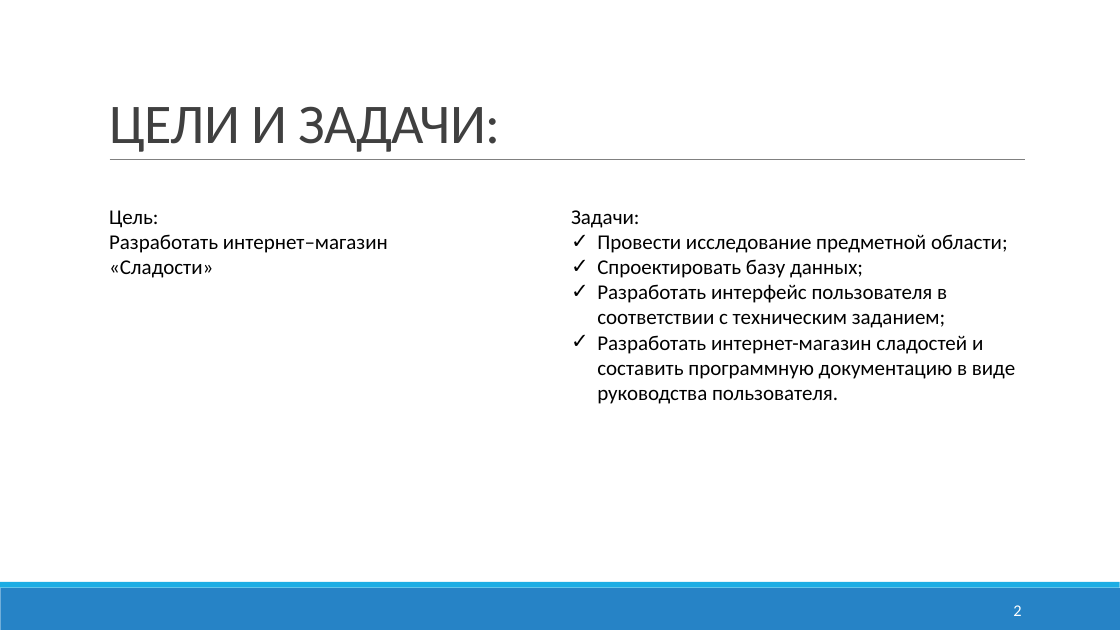
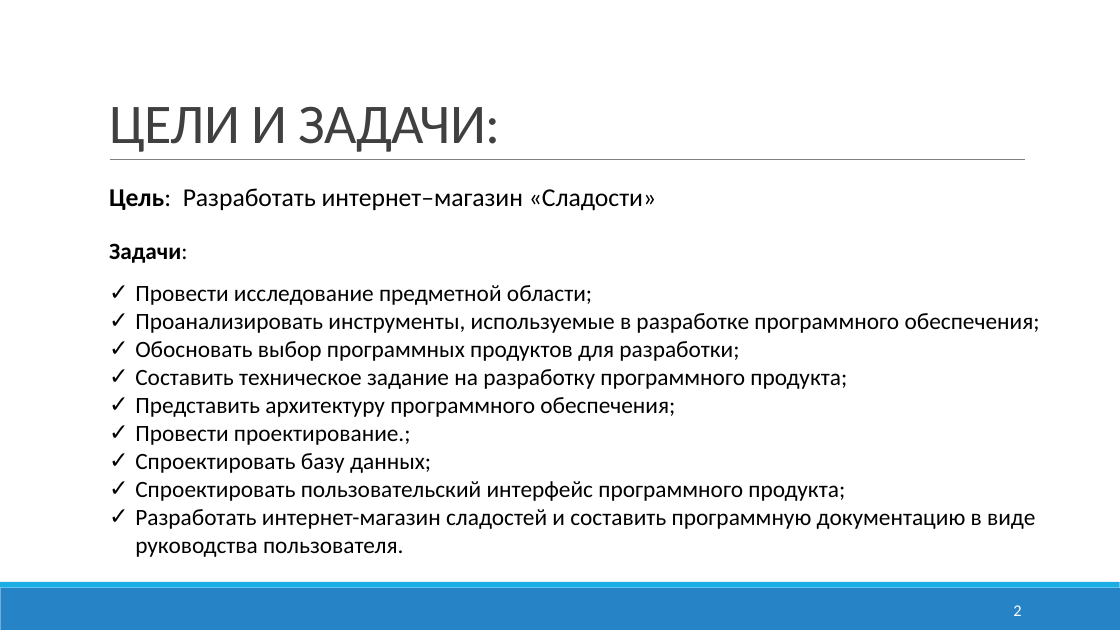
Before and after one commit to NikvaseN/degree-work, a slide deck: slide 2 of docs/Презентация.pptx. Drawn at 1120x630 pixels with LibreOffice and Linux fonts; fonts in the diff are those of the drawing. Boxes give left, top, right and bottom in pixels: in the first picture for what was removed or moved away, otherwise in the second. Text is boxed around its words. In the diff, an @@ line names an element or a change of style, - is before the commit and + after.

```diff
--- a/docs/Презентация.pptx
+++ b/docs/Презентация.pptx
@@ text at (x1=109, y1=188, x2=656, y2=211): text changed; size 18 to 22 pt @@
-Цель:
-Разработать интернет–магазин «Сладости»
+Цель: Разработать интернет–магазин «Сладости»
@@ text "Задачи:" moved from (x1=571, y1=210, x2=1015, y2=404) to (x1=109, y1=243, x2=1040, y2=557) @@
@@ text at (x1=109, y1=243, x2=1035, y2=557): size 18 to 20 pt in "Задачи:", "Провести исследование предметной области;", "Спроектировать базу данных;", "Разработать интернет-магазин сладостей и составить программн ..."; bold on in "Задачи:"; line spacing 1 to 1.5 @@
@@ text at (x1=135, y1=313, x2=1040, y2=445): paragraphs added @@
+✓ Проанализировать инструменты, используемые в разработке программного обеспечения;
+✓ Обосновать выбор программных продуктов для разработки;
+✓ Составить техническое задание на разработку программного продукта;
+✓ Представить архитектуру программного обеспечения;
+✓ Провести проектирование.;
@@ text at (x1=135, y1=481, x2=845, y2=501): text changed; size 18 to 20 pt @@
-✓ Разработать интерфейс пользователя в соответствии с техническим заданием;
+✓ Спроектировать пользовательский интерфейс программного продукта;
```
Also in this commit, not shown: 1 other slide changed, 2 slides added, 17 slides removed, 13 other files.
